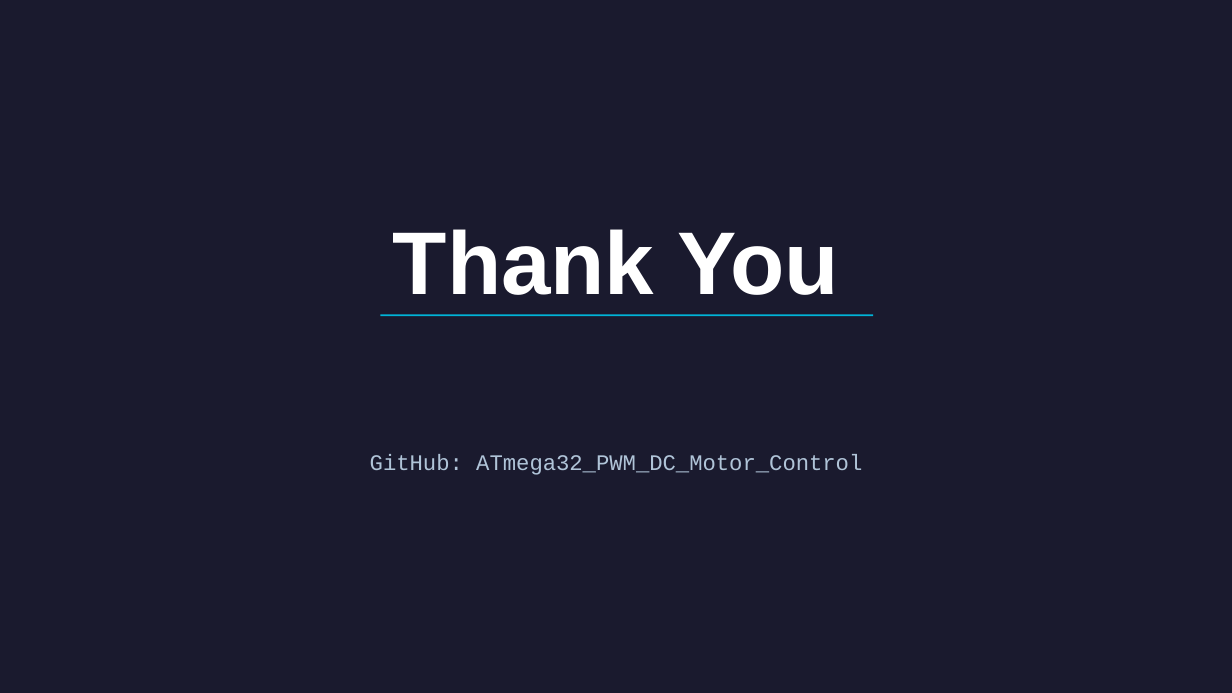
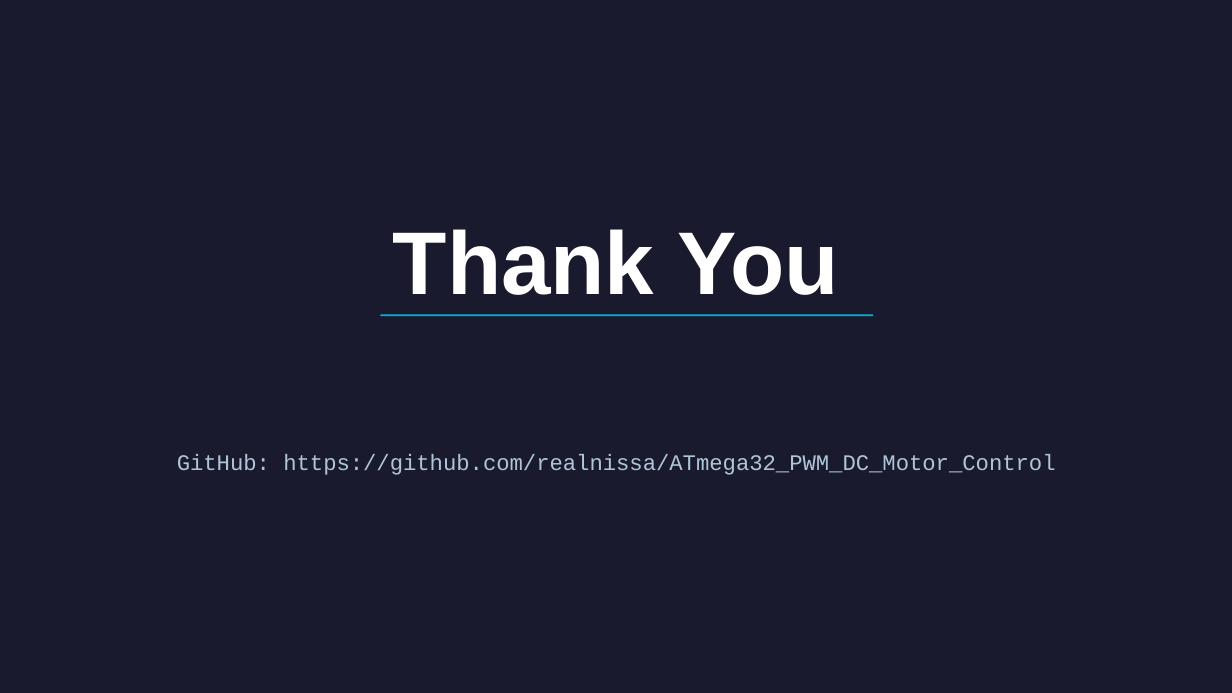
Before and after one commit to realnissa/ATmega32_PWM_DC_Motor_Control, a slide deck: slide 11 of documentation/PWM_DC_Motor_Control_Presentation_v2.pptx. Drawn at 1232x693 pixels with LibreOffice and Linux fonts; fonts in the diff are those of the drawing. Boxes give left, top, right and bottom in pixels: in the first picture for what was removed or moved away, otherwise in the second. Text is boxed around its words. In the diff, an @@ line names an element or a change of style, - is before the commit and + after.

```diff
--- a/documentation/PWM_DC_Motor_Control_Presentation_v2.pptx
+++ b/documentation/PWM_DC_Motor_Control_Presentation_v2.pptx
@@ text at [177, 454, 1055, 475]: text changed @@
-GitHub: ATmega32_PWM_DC_Motor_Control
+GitHub: https://github.com/realnissa/ATmega32_PWM_DC_Motor_Control
```
Also in this commit, not shown: 2 other slides changed, 2 other files.
